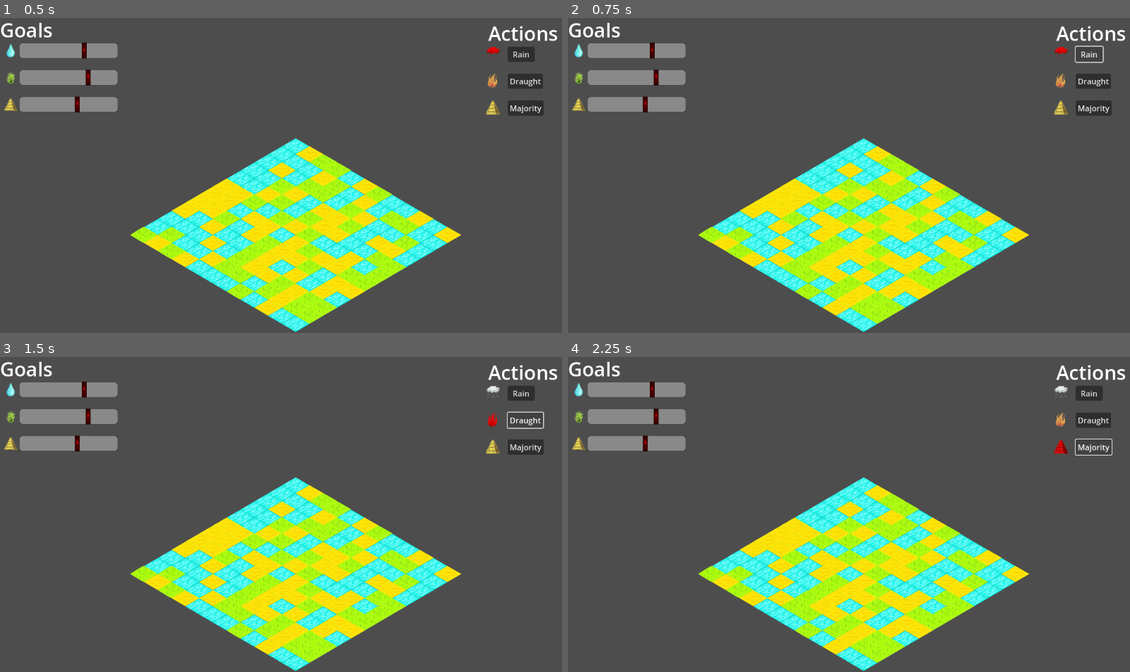
Above: before the commit, frames 1-4 (two rows, left to right).
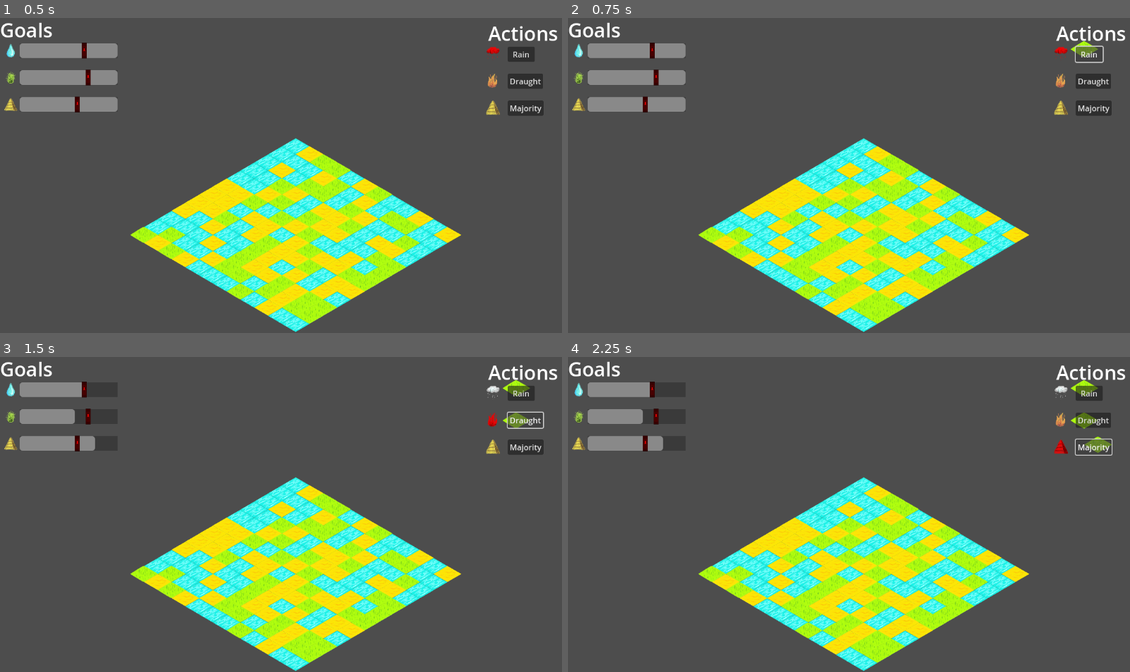
Above: after the commit, the same moments.

Repository: matouseek/game_jam_24
Game: Godot game, scene res://scenes/game.tscn
Same seed, same stepped clock (60 frames per second), same inputs: the game is played once before the commit and once after it. The engine's default icon, where the game draws it, is replaced by a stand-in: a white triangle on a blue panel in a dark square.
Inputs:
- Up to frame 1 (0.5 s): no input
- Up to frame 2 (0.75 s): click "Rain" at 0.5 s
- Up to frame 3 (1.5 s): click "Draught" at 1.25 s
- Up to frame 4 (2.25 s): click "Majority" at 2 s

Frame 1 is identical in both runs. In frame 2, 0.1% of the frame differs, in the area x 89-95%, y 7-13%; in frame 3, 1.0%; in frame 4, 1.1%, in the area x 12-97%, y 7-31%.
Error after the commit: Invalid assignment of index '-14' (on base: 'Array') with value of type 'int'. (res://scripts/environment.gd:30)

Commit message:
Updating progress works

Diff:
--- a/scripts/environment.gd
+++ b/scripts/environment.gd
@@ -26,8 +26,19 @@
 
 	if event is InputEventMouseButton:
 		var pos = $TileMapLayer.local_to_map(get_local_mouse_position())
-		print("Position on map",pos)
-		#$TileMapLayer.set_cell(pos,4,Vector2i(0,0))
+		$TileMapLayer.set_cell(pos,4,Vector2i(0,0))
+		terrain[pos.x][pos.y] = 0
+		var vals = [0.0,0.0,0.0]
+		for i in range(ENV_SIZE):
+			for j in range(ENV_SIZE):
+				vals[terrain[i][j]] += 1
+		var all = ENV_SIZE*ENV_SIZE
+		var vals_percent = []
+		for i in range(len(vals)):
+			vals_percent.append(vals[i]/all)
+		print(vals_percent)
+		HUD.update_progress(vals_percent)
+
 
 
 func initialize_randomly() -> void:
@@ -39,7 +50,6 @@
 func set_map() -> void:
 	for i in range(ENV_SIZE):
 		for j in range(ENV_SIZE):
-			#print("Setting cell to",terrain[i][j])
 			$TileMapLayer.set_cell(Vector2i(i,j),get_tile_id(terrain[i][j]),Vector2i(0,0))
 
 func get_tile_id(type : TileTypes) -> int:
--- a/scripts/hud.gd
+++ b/scripts/hud.gd
@@ -10,6 +10,12 @@
 	G.TileTypes.WATER : $Goals/Water/Sprite2D,
 	G.TileTypes.MEADOW :  $Goals/Meadow/Sprite2D,
 	G.TileTypes.DESERT :  $Goals/Desert/Sprite2D
+}
+
+@onready var progress_nodes = {
+	G.TileTypes.WATER : $Goals/Water/ProgressBar,
+	G.TileTypes.MEADOW :  $Goals/Meadow/ProgressBar,
+	G.TileTypes.DESERT :  $Goals/Desert/ProgressBar
 }
 
 
@@ -44,3 +50,8 @@
 	var sprite = goals_nodes[type]
 	print(sprite.position)
 	sprite.position.x = 44 + int(190*(value/MAX_SHARE))
+
+func update_progress(vals):
+	for i in range(len(vals)):
+		print(vals[i]*100)
+		progress_nodes[i].value = vals[i]*100
